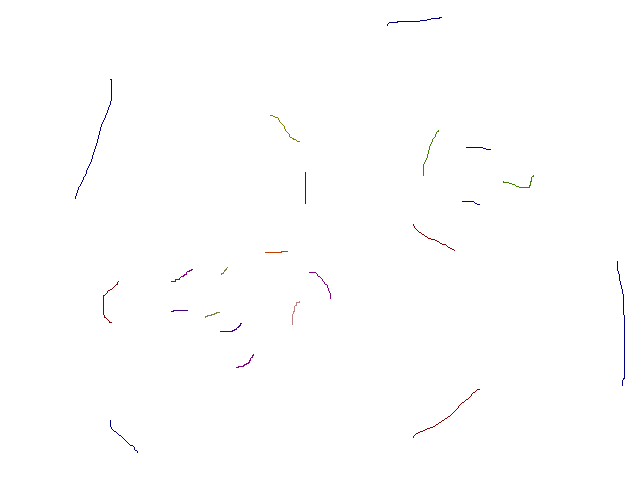
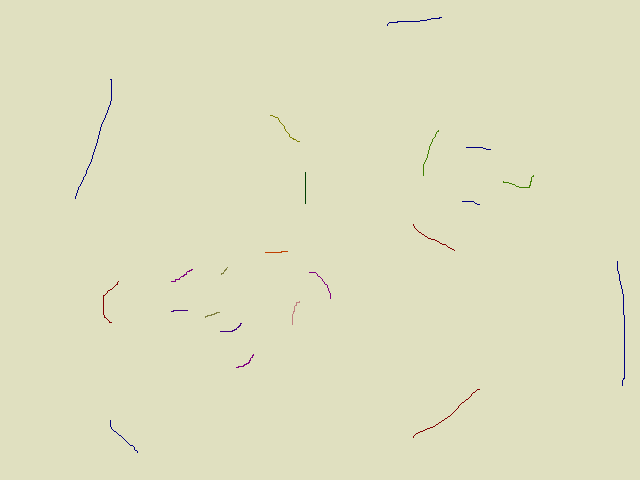
The second 640 x 480 image is a revision of the first. Changes to its layers:
painted on "Background" over (0, 0, 640, 480)
painted on "28_KitchenLow.png" over (0, 0, 640, 480)
